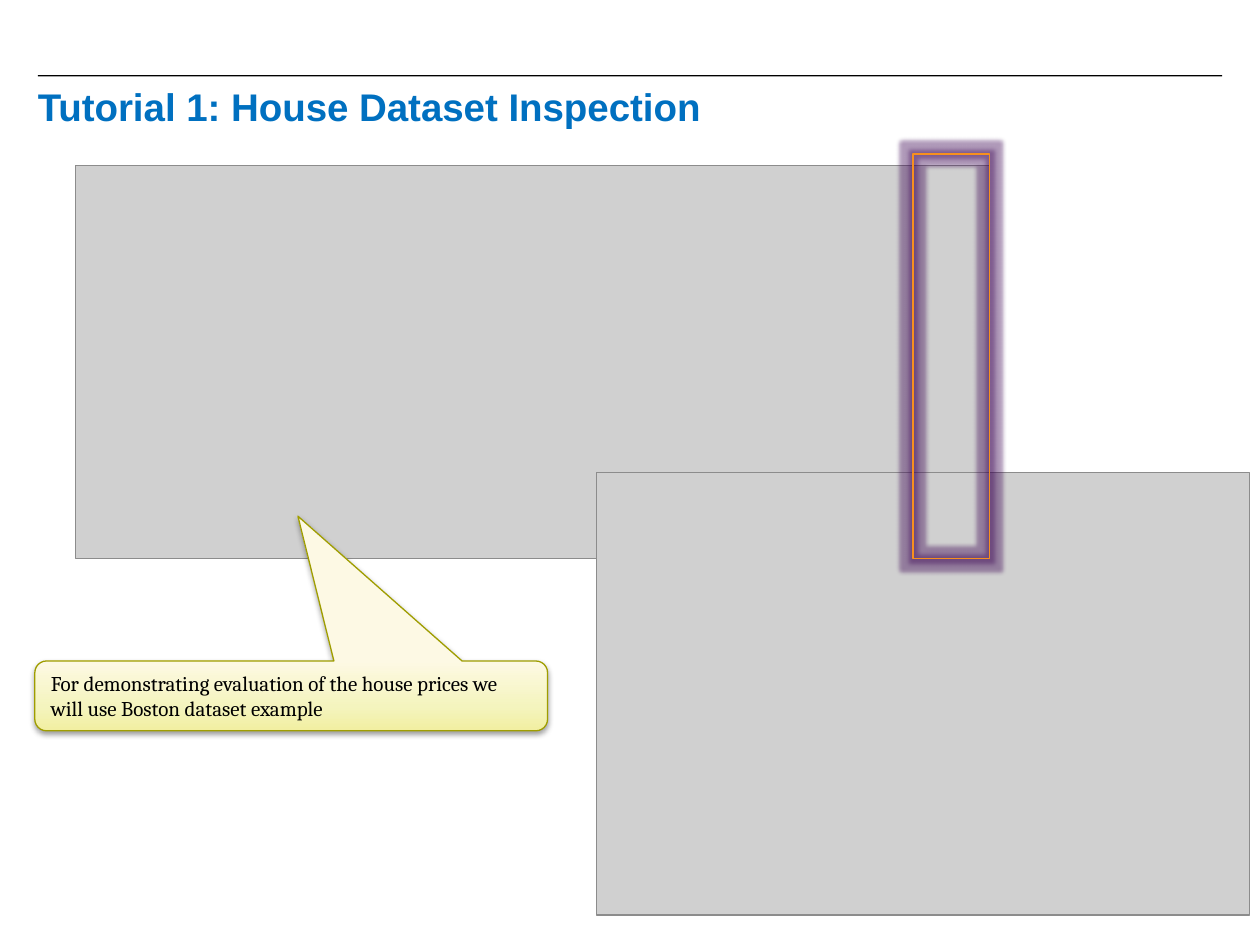
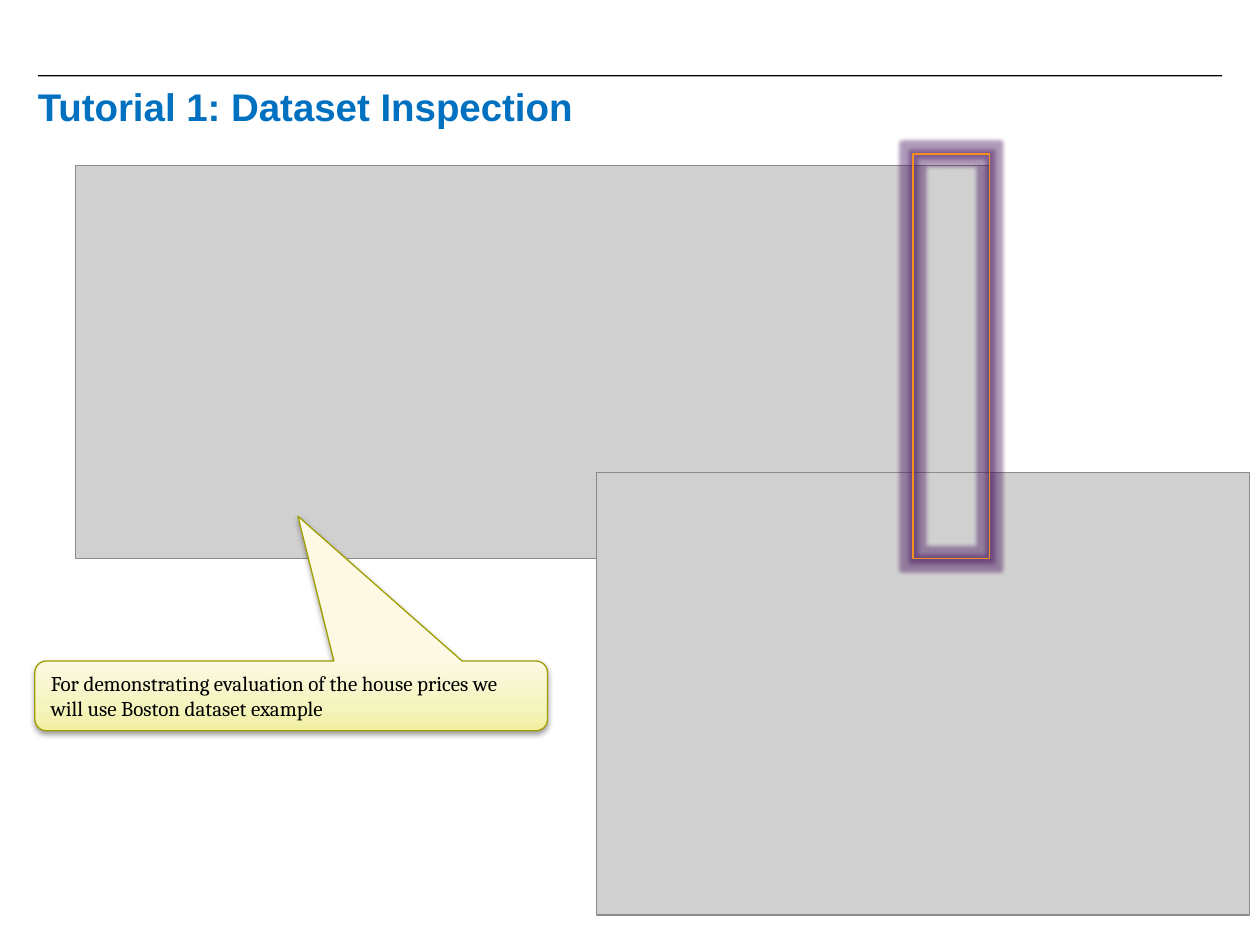
Before and after one commit to raanonr/practicals, a slide deck: slide 5 of PracticalKeras_Tutorials.pptx. Drawn at 1260x945 pixels with LibreOffice and Linux fonts; fonts in the diff are those of the drawing; grey boxes stand for pictures; background and template pictures are left out. Boxes give left, top, right and bottom in pixels: in the first picture for what was removed or moved away, otherwise in the second. Text is boxed around its words. In the diff, an @@ line names an element or a change of style, - is before the commit and + after.

Commit message:
Completed 5 tutorials

```diff
--- a/PracticalKeras_Tutorials.pptx
+++ b/PracticalKeras_Tutorials.pptx
@@ title at <box>38,93,573,128</box>: text changed @@
-Tutorial 1: House Dataset Inspection
+Tutorial 1: Dataset Inspection
```
Also in this commit, not shown: 3 other slides changed, 19 slides added.
